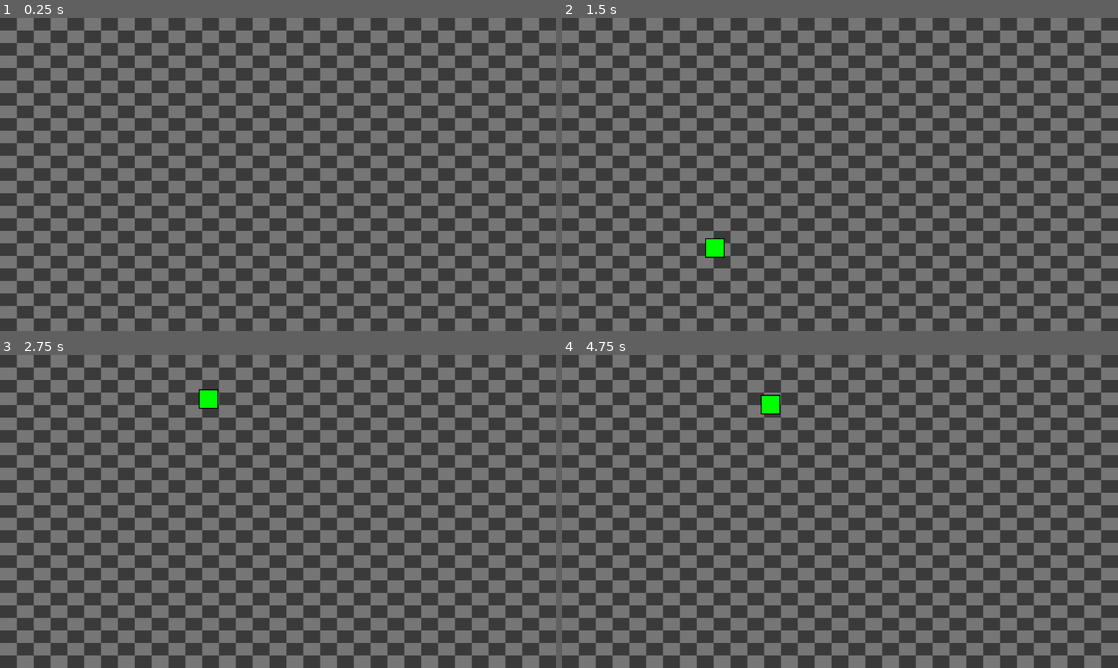
Above: before the commit, frames 1-4 (two rows, left to right).
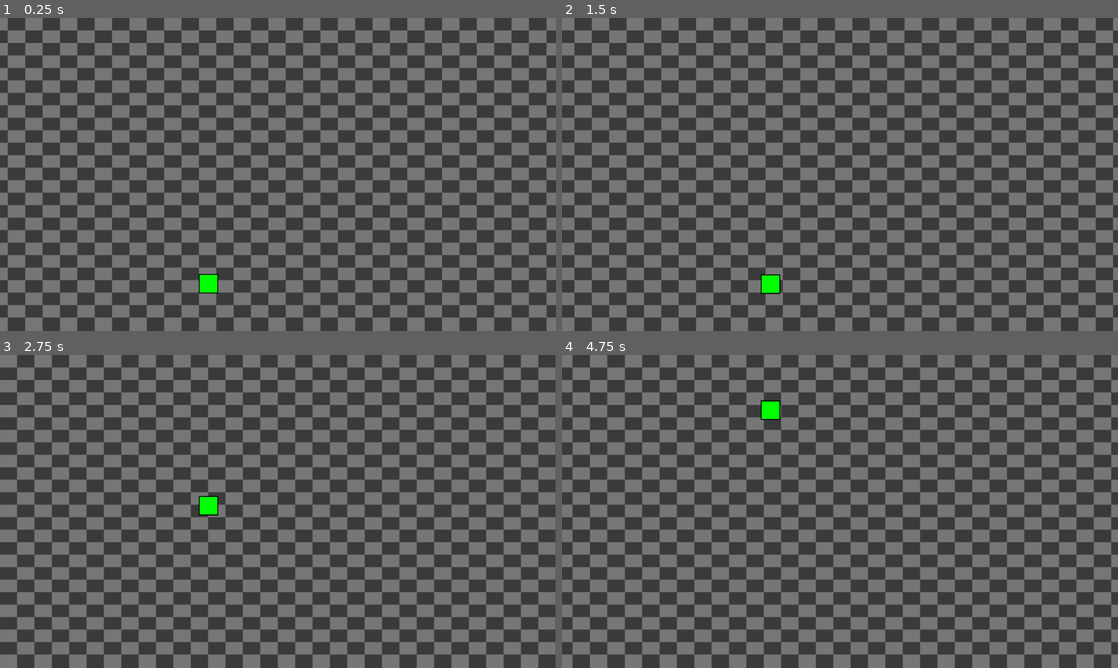
Above: after the commit, the same moments.

Repository: codedpalette/jetpack-joyride
Game: Godot game, scene res://main.tscn
The game is run twice, just before and just after one commit, with the same random seed, the same clock (stepped at 60 frames per second) and the same inputs.
Inputs:
- Up to frame 1 (0.25 s): no input
- Up to frame 2 (1.5 s): tap Enter (ui_accept) at 0.5, 1.35 s; hold Enter (ui_accept) 0.53-1.28 s
- Up to frame 3 (2.75 s): tap Enter (ui_accept) at 1.52, 1.82 s; hold Enter (ui_accept) from 2.03 s (still down)
- Up to frame 4 (4.75 s): release Enter (ui_accept) at 2.78 s; tap Enter (ui_accept) at 2.85, 3.02, 3.32, 4.35, 4.52 s; hold Enter (ui_accept) 3.53-4.28 s

The runs differ from the first frame. In frame 1, 74% of the frame differs, in the area x 0-100%, y 0-100%; in frame 2, 70%; in frame 3, 53%; in frame 4, 73%.

Commit message:
Background scrolling

Diff:
--- a/entities/player.gd
+++ b/entities/player.gd
@@ -1,29 +1,17 @@
 extends CharacterBody2D
 
-
-const SPEED = 300.0
-const JUMP_VELOCITY = -400.0
-
+@export_range(500, 2000, 1) var gravity := 1000.0
+@export_range(500, 2000, 1) var jump := 1200.0
 @onready var collision_shape: CollisionShape2D = $CollisionShape2D
 
 func _draw() -> void:
-    var rect = collision_shape.shape.get_rect()
+    var rect := collision_shape.shape.get_rect()
     draw_rect(rect, Color.GREEN)
     draw_rect(rect, Color.BLACK, false, 2.0)
 
-
 func _physics_process(delta: float) -> void:
-    # Add the gravity.
-    if not is_on_floor():
-        velocity += get_gravity() * delta
-
-    # Handle jump.
+    var acceleration := Vector2.DOWN * gravity
     if Input.is_action_pressed("ui_accept"):
-        velocity.y = JUMP_VELOCITY # TODO: Acceleration
-
-    # Move until reaching fixed position, afterwards the background will move.
-    if position.x < 0:
-        velocity.x = SPEED
-    else:
-        velocity.x = 0
+        acceleration = Vector2.UP * jump
+    velocity += acceleration * delta
     move_and_slide()
--- a/main.tscn
+++ b/main.tscn
@@ -1,25 +1,20 @@
 [gd_scene format=3 uid="uid://e7vy0g58dx4"]
 
 [ext_resource type="PackedScene" uid="uid://mtpnkklibq40" path="res://entities/player.tscn" id="1_ig7tw"]
-[ext_resource type="PackedScene" uid="uid://us1jfwum4tfa" path="res://entities/bounds.tscn" id="2_0xm2m"]
-[ext_resource type="Texture2D" uid="uid://cgwcw6v0v42mh" path="res://background.jpg" id="3_h2yge"]
+[ext_resource type="PackedScene" uid="uid://us1jfwum4tfa" path="res://world/bounds.tscn" id="2_0xm2m"]
+[ext_resource type="PackedScene" uid="uid://cpqtnu4rvmlr0" path="res://world/background.tscn" id="3_h2yge"]
 
 [node name="Main" type="Node" unique_id=1117450360]
 
 [node name="World" type="Node2D" parent="." unique_id=404956370]
 
+[node name="Background" parent="World" unique_id=990870019 instance=ExtResource("3_h2yge")]
+texture_repeat = 2
+uv = PackedVector2Array(0, 1216, 1552, 1216, 1551.9999, 0, 0, 0)
+
 [node name="Bounds" parent="World" unique_id=933791999 instance=ExtResource("2_0xm2m")]
 
-[node name="PlayerPosition" type="Node2D" parent="World" unique_id=1956690177]
+[node name="PlayerTrack" type="Node2D" parent="World" unique_id=1956690177]
 position = Vector2(450, 540)
 
-[node name="Player" parent="World/PlayerPosition" unique_id=178078443 instance=ExtResource("1_ig7tw")]
-position = Vector2(-570, 0)
-
-[node name="Background" type="Sprite2D" parent="World" unique_id=2088609467]
-modulate = Color(1, 1, 1, 0.23529412)
-z_index = -1
-texture_repeat = 2
-scale = Vector2(0.74999994, 0.55693066)
-texture = ExtResource("3_h2yge")
-centered = false
+[node name="Player" parent="World/PlayerTrack" unique_id=178078443 instance=ExtResource("1_ig7tw")]
--- a/project.godot
+++ b/project.godot
@@ -15,6 +15,13 @@
 config/features=PackedStringArray("4.6", "GL Compatibility")
 config/icon="res://icon.svg"
 
+[debug]
+
+gdscript/warnings/unsafe_property_access=2
+gdscript/warnings/unsafe_method_access=2
+gdscript/warnings/unsafe_cast=2
+gdscript/warnings/unsafe_call_argument=2
+
 [display]
 
 window/size/viewport_width=1200
--- /dev/null
+++ b/world/background.gd
@@ -0,0 +1,7 @@
+extends Polygon2D
+
+var speed := 300.0
+
+# Called every frame. 'delta' is the elapsed time since the previous frame.
+func _process(delta: float) -> void:
+    texture_offset.x += speed * delta
--- /dev/null
+++ b/world/background.tscn
@@ -0,0 +1,10 @@
+[gd_scene format=3 uid="uid://cpqtnu4rvmlr0"]
+
+[ext_resource type="Texture2D" uid="uid://cgwcw6v0v42mh" path="res://world/background.jpg" id="1_h7gjo"]
+[ext_resource type="Script" uid="uid://c5i22mw6wkogw" path="res://world/background.gd" id="2_brqf8"]
+
+[node name="Background" type="Polygon2D" unique_id=990870019]
+modulate = Color(1, 1, 1, 0.23529412)
+texture = ExtResource("1_h7gjo")
+polygon = PackedVector2Array(0, 675, 1200, 675, 1200, 0, 0, 0)
+script = ExtResource("2_brqf8")
Binary file removed: background.jpg
Not shown, added: world/background.gd.uid
Binary file added: world/background.jpg
Not shown, changed: world/background.jpg.import
Renamed: entities/bounds.tscn -> world/bounds.tscn
